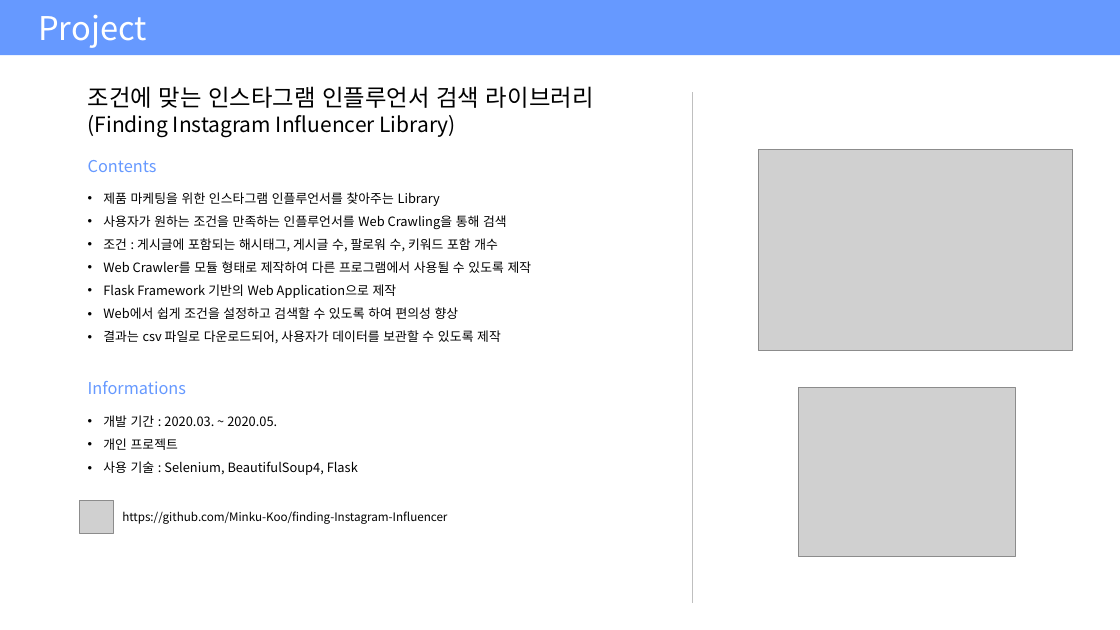
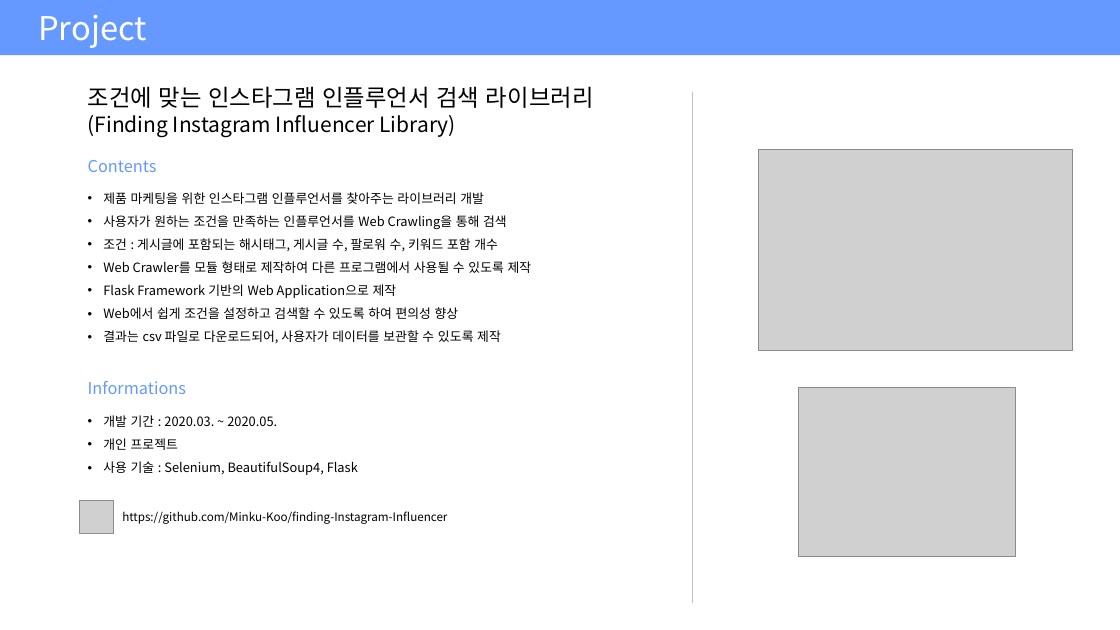
Before and after one commit to Minku-Koo/Minku-Koo, a slide deck: slide 10 of Portfolio.pptx. Drawn at 1120x630 pixels with LibreOffice and Linux fonts; fonts in the diff are those of the drawing; grey boxes stand for pictures. Boxes give left, top, right and bottom in pixels: in the first picture for what was removed or moved away, otherwise in the second. Text is boxed around its words. In the diff, an @@ line names an element or a change of style, - is before the commit and + after.

```diff
--- a/Portfolio.pptx
+++ b/Portfolio.pptx
@@ text at [103, 192, 484, 204]: text changed @@
-• 제품 마케팅을 위한 인스타그램 인플루언서를 찾아주는 Library
+• 제품 마케팅을 위한 인스타그램 인플루언서를 찾아주는 라이브러리 개발
```
Also in this commit, not shown: 5 other slides changed.
